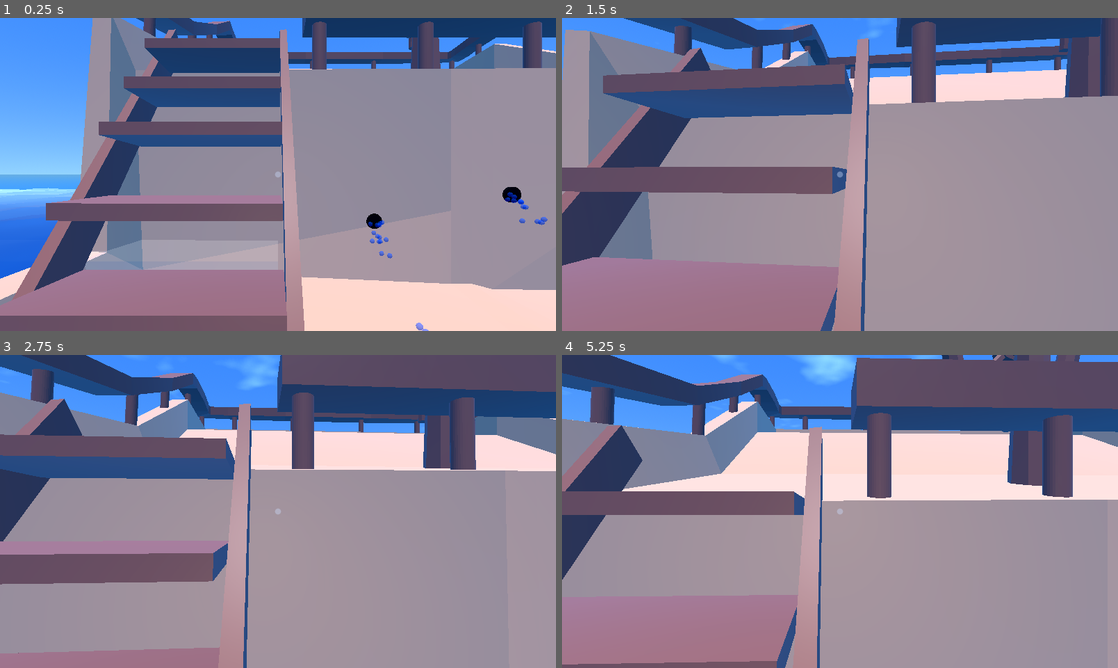
Above: before the commit, frames 1-4 (two rows, left to right).
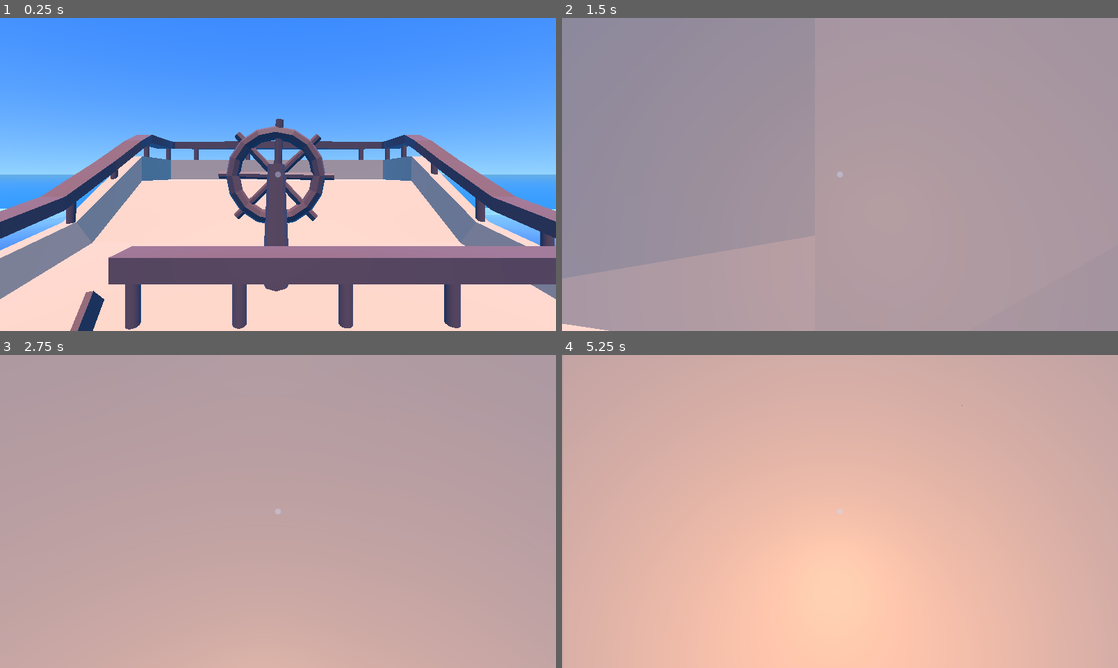
Above: after the commit, the same moments.

Repository: K0MaR1K/FishingForStorm
Game: Godot game, scene res://scenes/test_scene.tscn
The game is run twice, just before and just after one commit, with the same random seed, the same clock (stepped at 60 frames per second) and the same inputs.
Inputs (mouse positions are in pixels of both pictures, inside the frame that each line leads up to):
- Up to frame 1 (0.25 s): no input
- Up to frame 2 (1.5 s): move the mouse to (867, 174) at 0.52 s; hold Right mouse button (interact2) 0.53-1.28 s; hold W (forward) from 0.53 s (still down); tap Space (jump) at 0.77 s; move the mouse to (812, 174) at 1.27 s; tap Ctrl (crouch) at 1.35 s
- Up to frame 3 (2.75 s): keep holding W (forward); tap Space (jump) at 1.52 s; right-click (250, 511) at 1.55 s; move the mouse to (289, 505) at 2.02 s; hold Right mouse button (interact2) from 2.03 s (still down); click (289, 505) at 2.1 s
- Up to frame 4 (5.25 s): keep holding W (forward); move the mouse to (834, 517) at 2.77 s; release Right mouse button (interact2) at 2.78 s; right-click (834, 517) at 2.85 s; tap Space (jump) at 3.02, 3.77, 4.52 s; move the mouse to (878, 514) at 3.52 s; hold Shift (sprint) 3.53-4.28 s; right-click (878, 514) at 3.8 s; move the mouse to (795, 508) at 4.27 s; right-click (795, 508) at 4.35 s; move the mouse to (845, 511) at 5.02 s; hold Ctrl (crouch) from 5.03 s (still down)

The runs differ from the first frame. In frame 1, 79% of the frame differs, in the area x 0-100%, y 0-100%; in frame 2, 47%; in frame 3, 96%; in frame 4, 100%.
Error before the commit: Invalid access to property or key 'tasks' on a base object of type 'CharacterBody3D (player.gd)'. (res://scripts/Tasks/task_template.gd:11)

Commit message:
fixed (hopefully)

Diff:
--- a/scenes/Items/hammer.tscn
+++ b/scenes/Items/hammer.tscn
@@ -24,6 +24,46 @@
 material = SubResource("StandardMaterial3D_slvof")
 radius = 0.02
 height = 0.04
+
+[sub_resource type="Animation" id="Animation_i5wlb"]
+resource_name = "impact"
+length = 0.6
+tracks/0/type = "value"
+tracks/0/imported = false
+tracks/0/enabled = true
+tracks/0/path = NodePath("GPUParticles3D:emitting")
+tracks/0/interp = 1
+tracks/0/loop_wrap = true
+tracks/0/keys = {
+"times": PackedFloat32Array(0, 0.333333),
+"transitions": PackedFloat32Array(1, 1),
+"update": 1,
+"values": [false, true]
+}
+tracks/1/type = "value"
+tracks/1/imported = false
+tracks/1/enabled = true
+tracks/1/path = NodePath(".:position")
+tracks/1/interp = 1
+tracks/1/loop_wrap = true
+tracks/1/keys = {
+"times": PackedFloat32Array(0, 0.233333, 0.366667, 0.566667),
+"transitions": PackedFloat32Array(1, 1, 1, 1),
+"update": 0,
+"values": [Vector3(0, 0, 0), Vector3(0, 0, 0.342436), Vector3(0, 0, -0.190978), Vector3(0, 0, 0)]
+}
+tracks/2/type = "value"
+tracks/2/imported = false
+tracks/2/enabled = true
+tracks/2/path = NodePath(".:rotation")
+tracks/2/interp = 1
+tracks/2/loop_wrap = true
+tracks/2/keys = {
+"times": PackedFloat32Array(0, 0.233333, 0.366667, 0.566667),
+"transitions": PackedFloat32Array(1, 1, 1, 1),
+"update": 0,
+"values": [Vector3(0, 3.14159, -1.5708), Vector3(-0.345575, 3.14159, -1.5708), Vector3(0, 3.14159, -1.5708), Vector3(0, 3.14159, -1.5708)]
+}
 
 [sub_resource type="Animation" id="Animation_e8god"]
 length = 0.001
@@ -49,7 +89,7 @@
 "times": PackedFloat32Array(0),
 "transitions": PackedFloat32Array(1),
 "update": 0,
-"values": [Vector3(0, 0, -0.269508)]
+"values": [Vector3(0, 0, 0)]
 }
 tracks/2/type = "value"
 tracks/2/imported = false
@@ -61,46 +101,7 @@
 "times": PackedFloat32Array(0),
 "transitions": PackedFloat32Array(1),
 "update": 0,
-"values": [Vector3(-0.346204, 0, -1.5708)]
-}
-
-[sub_resource type="Animation" id="Animation_i5wlb"]
-resource_name = "impact"
-tracks/0/type = "value"
-tracks/0/imported = false
-tracks/0/enabled = true
-tracks/0/path = NodePath("GPUParticles3D:emitting")
-tracks/0/interp = 1
-tracks/0/loop_wrap = true
-tracks/0/keys = {
-"times": PackedFloat32Array(0, 0.333333),
-"transitions": PackedFloat32Array(1, 1),
-"update": 1,
-"values": [false, true]
-}
-tracks/1/type = "value"
-tracks/1/imported = false
-tracks/1/enabled = true
-tracks/1/path = NodePath(".:position")
-tracks/1/interp = 1
-tracks/1/loop_wrap = true
-tracks/1/keys = {
-"times": PackedFloat32Array(0, 0.233333, 0.366667, 0.566667),
-"transitions": PackedFloat32Array(1, 1, 1, 1),
-"update": 0,
-"values": [Vector3(0, 0, 0), Vector3(0, 0, -0.269508), Vector3(0, 0, 0.0918357), Vector3(0, 0, 0)]
-}
-tracks/2/type = "value"
-tracks/2/imported = false
-tracks/2/enabled = true
-tracks/2/path = NodePath(".:rotation")
-tracks/2/interp = 1
-tracks/2/loop_wrap = true
-tracks/2/keys = {
-"times": PackedFloat32Array(0, 0.233333, 0.366667, 0.566667),
-"transitions": PackedFloat32Array(1, 1, 1, 1),
-"update": 0,
-"values": [Vector3(0, 0, -1.5708), Vector3(-0.346204, 0, -1.5708), Vector3(0, 0, -1.5708), Vector3(0, 0, -1.5708)]
+"values": [Vector3(0, 0, 0)]
 }
 
 [sub_resource type="AnimationLibrary" id="AnimationLibrary_em2pi"]
@@ -110,7 +111,6 @@
 }
 
 [node name="Hammer" instance=ExtResource("1_l7qsr")]
-transform = Transform3D(-3.61999e-06, 1, 0, -0.940668, -3.40521e-06, 0.33933, 0.33933, 1.22837e-06, 0.940668, 0, 0, -0.269508)
 script = ExtResource("2_y2hd0")
 
 [node name="CollisionShape3D" parent="." index="0"]
--- a/scenes/Tasks/repair_task.tscn
+++ b/scenes/Tasks/repair_task.tscn
@@ -33,13 +33,23 @@
 radial_segments = 8
 rings = 4
 
+[sub_resource type="BoxMesh" id="BoxMesh_j6wac"]
+size = Vector3(1, 0.06, 0.3)
+
+[sub_resource type="StandardMaterial3D" id="StandardMaterial3D_6dhcg"]
+albedo_color = Color(0, 0, 0, 1)
+
+[sub_resource type="BoxMesh" id="BoxMesh_p2qy2"]
+material = SubResource("StandardMaterial3D_6dhcg")
+size = Vector3(1, 0.06, 0.3)
+
 [node name="RepairTask" instance=ExtResource("1_rbucg")]
 script = ExtResource("2_u6elx")
 
 [node name="CollisionShape3D" parent="." index="0"]
 shape = SubResource("SphereShape3D_la67r")
 
-[node name="MeshInstance3D" type="MeshInstance3D" parent="." index="1"]
+[node name="Hole" type="MeshInstance3D" parent="." index="1"]
 mesh = SubResource("CylinderMesh_j1gxw")
 
 [node name="SpillingParticles" type="GPUParticles3D" parent="." index="2"]
@@ -47,3 +57,14 @@
 amount = 60
 process_material = SubResource("ParticleProcessMaterial_e8hko")
 draw_pass_1 = SubResource("SphereMesh_hptso")
+
+[node name="Planks" type="Node3D" parent="." index="3"]
+
+[node name="MeshInstance3D" type="MeshInstance3D" parent="Planks" index="0"]
+visible = false
+mesh = SubResource("BoxMesh_j6wac")
+
+[node name="MeshInstance3D2" type="MeshInstance3D" parent="Planks" index="1"]
+transform = Transform3D(0.64679, 0, 0.762668, 0, 1, 0, -0.762668, 0, 0.64679, 0, 0, 0)
+visible = false
+mesh = SubResource("BoxMesh_p2qy2")
--- a/scenes/test_scene.tscn
+++ b/scenes/test_scene.tscn
@@ -7,13 +7,10 @@
 [ext_resource type="PackedScene" uid="uid://yochq87itm7n" path="res://scenes/blink_canvas.tscn" id="6_qtd7q"]
 [ext_resource type="PackedScene" uid="uid://c0moaioc8dy8s" path="res://scenes/Tasks/bucket_task.tscn" id="8_2v86y"]
 [ext_resource type="PackedScene" uid="uid://bqbvgwi0wt5hx" path="res://scenes/Items/bucket.tscn" id="8_qcsk1"]
-[ext_resource type="PackedScene" uid="uid://chxgbvh3j8dp3" path="res://scenes/Tasks/bucket_spill_task.tscn" id="9_5on05"]
+[ext_resource type="PackedScene" uid="uid://coat6nmcbaf1l" path="res://scenes/Tasks/bucket_spill_task.tscn" id="9_5on05"]
 [ext_resource type="AudioStream" uid="uid://co1dh5xkkf5kp" path="res://assets/sounds_and_music/music.wav" id="10_8awv5"]
 [ext_resource type="PackedScene" uid="uid://ik6isrf6c2jt" path="res://scenes/ship.tscn" id="10_x831h"]
 [ext_resource type="PackedScene" uid="uid://ch4w3sksninet" path="res://scenes/Items/hammer.tscn" id="11_1mdt6"]
-
-[sub_resource type="BoxShape3D" id="BoxShape3D_8k2b3"]
-size = Vector3(10, 1, 10)
 
 [node name="TestScene" type="Node3D"]
 script = ExtResource("1_rbxda")
@@ -27,7 +24,7 @@
 transform = Transform3D(0.866025, 0.5, 2.91603e-07, -0.12941, 0.224144, 0.965926, 0.482963, -0.836516, 0.258819, 0, 7.43415, 0)
 
 [node name="Player" parent="." instance=ExtResource("2_6vjup")]
-transform = Transform3D(1, 0, 0, 0, 1, 0, 0, 0, 1, 0, 2.79488, 0)
+transform = Transform3D(1, 0, 0, 0, 1, 0, 0, 0, 1, 0, 6.91573, 0)
 
 [node name="BlinkCanvas" parent="." instance=ExtResource("6_qtd7q")]
 
@@ -35,26 +32,44 @@
 autostart = true
 
 [node name="Items" type="Node3D" parent="."]
+transform = Transform3D(1, 0, 0, 0, 1, 0, 0, 0, 1, 0, 4.12085, 0)
 
 [node name="Bucket" parent="Items" instance=ExtResource("8_qcsk1")]
 transform = Transform3D(1, 0, 0, 0, 1, 0, 0, 0, 1, -2.80023, 2.06887, 0)
+continuous_cd = false
 
 [node name="Hammer" parent="Items" instance=ExtResource("11_1mdt6")]
-
-[node name="Hammer2" parent="Items" instance=ExtResource("11_1mdt6")]
-
-[node name="Hammer3" parent="Items" instance=ExtResource("11_1mdt6")]
+continuous_cd = false
 
 [node name="Tasks" type="Node3D" parent="."]
+transform = Transform3D(1, 0, 0, 0, 1, 0, 0, 0, 1, 0, 0.938819, 0)
 
 [node name="BucketTask" parent="Tasks" instance=ExtResource("8_2v86y")]
-transform = Transform3D(1, 0, 0, 0, 1, 0, 0, 0, 1, 3, 2, 0)
+transform = Transform3D(1, 0, 0, 0, 1, 0, 0, 0, 1, 0.769212, 1.70181, 4.59681)
 
 [node name="BucketSpillTask" parent="Tasks" instance=ExtResource("9_5on05")]
-transform = Transform3D(1, 0, 0, 0, 1, 0, 0, 0, 1, -3, 2, -3.5)
+transform = Transform3D(0.00399679, 0, 0.999992, 0, 1, 0, -0.999992, 0, 0.00399679, -4.6988, 2, 4.38386)
 
 [node name="BucketSpillTask2" parent="Tasks" instance=ExtResource("9_5on05")]
-transform = Transform3D(1, 0, 0, 0, 1, 0, 0, 0, 1, -1, 2, -3.5)
+transform = Transform3D(0.00399679, 0, 0.999992, 0, 1, 0, -0.999992, 0, 0.00399679, -4.69081, 2, 2.38387)
+
+[node name="BucketSpillTask3" parent="Tasks" instance=ExtResource("9_5on05")]
+transform = Transform3D(0.00399679, 0, 0.999992, 0, 1, 0, -0.999992, 0, 0.00399679, -4.6988, 2, 0.360244)
+
+[node name="BucketSpillTask4" parent="Tasks" instance=ExtResource("9_5on05")]
+transform = Transform3D(0.00399679, 0, 0.999992, 0, 1, 0, -0.999992, 0, 0.00399679, -4.69081, 2, -1.63974)
+
+[node name="BucketSpillTask5" parent="Tasks" instance=ExtResource("9_5on05")]
+transform = Transform3D(0.00399679, 0, 0.999992, 0, 1, 0, -0.999992, 0, 0.00399679, 4.5491, 2, 4.38386)
+
+[node name="BucketSpillTask6" parent="Tasks" instance=ExtResource("9_5on05")]
+transform = Transform3D(0.00399679, 0, 0.999992, 0, 1, 0, -0.999992, 0, 0.00399679, 4.55709, 2, 2.38387)
+
+[node name="BucketSpillTask7" parent="Tasks" instance=ExtResource("9_5on05")]
+transform = Transform3D(0.00399679, 0, 0.999992, 0, 1, 0, -0.999992, 0, 0.00399679, 4.5491, 2, 0.360244)
+
+[node name="BucketSpillTask8" parent="Tasks" instance=ExtResource("9_5on05")]
+transform = Transform3D(0.00399679, 0, 0.999992, 0, 1, 0, -0.999992, 0, 0.00399679, 4.55709, 2, -1.63974)
 
 [node name="AudioStreamPlayer" type="AudioStreamPlayer" parent="."]
 stream = ExtResource("10_8awv5")
@@ -62,15 +77,6 @@
 autoplay = true
 
 [node name="Ship" parent="." instance=ExtResource("10_x831h")]
-transform = Transform3D(1, 0, 0, 0, 1, 0, 0, 0, 1, 2.54674, 5.94835, 0)
-
-[node name="StaticBody3D" type="StaticBody3D" parent="."]
-visible = false
-collision_layer = 2
-collision_mask = 5
-
-[node name="CollisionShape3D" type="CollisionShape3D" parent="StaticBody3D"]
-transform = Transform3D(1, 0, 0, 0, 1, 0, 0, 0, 1, 0, 0.806257, 0)
-shape = SubResource("BoxShape3D_8k2b3")
+transform = Transform3D(1, 0, 0, 0, 1, 0, 0, 0, 1, 0, 6.30893, 0)
 
 [connection signal="timeout" from="BlinkCanvas/BlinkTimer" to="." method="_on_blink_timer_timeout"]
--- a/scripts/Items/bucket.gd
+++ b/scripts/Items/bucket.gd
@@ -1,4 +1,4 @@
-extends Item
+extends "res://scripts/Items/item_template.gd"
 
 var filled: float = 0
 var fill_speed: float = 1
--- a/scripts/Items/hammer.gd
+++ b/scripts/Items/hammer.gd
@@ -1,4 +1,4 @@
-extends Item
+extends "res://scripts/Items/item_template.gd"
 
 func _ready():
 	my_scene = preload("res://scenes/Items/hammer.tscn")
@@ -7,3 +7,11 @@
 func picked_up():
 	super.picked_up()
 	self.rotation = Vector3(0, 0, -PI/2)
+
+func interact(delta, task):
+	if task.task_name == "repair":
+		if task.repaired < 1:
+			task.repair(delta)
+			$AnimationPlayer.play("impact")
+		else:
+			task.fully_repaired()
--- a/scripts/Items/item_template.gd
+++ b/scripts/Items/item_template.gd
@@ -1,7 +1,6 @@
 extends Node3D
-class_name Item
 
-@export var my_scene: PackedScene
+var my_scene: PackedScene
 
 var is_picked_up:
 	get():
--- a/scripts/Tasks/repair_task.gd
+++ b/scripts/Tasks/repair_task.gd
@@ -1,5 +1,24 @@
 extends "res://scripts/Tasks/task_template.gd"
+
+var repair_speed: float = 0.3
+var repaired: float = 0.0
+var deactivated: bool = false
 
 func _ready() -> void:
 	required_object = preload("res://scenes/Items/hammer.tscn")
 	task_name = "repair"
+	$SpillingParticles.emitting = false
+	$Hole.hide()
+	self.monitoring = false
+
+func repair(delta):
+	repaired += repair_speed * delta
+
+func fully_repaired():
+	if !deactivated:
+		$SpillingParticles.emitting = false
+		var planks = $Planks.get_child_count()
+		var plank = $Planks.get_child(randi_range(0, planks - 1))
+		plank.show()
+		$Hole.hide()
+		deactivated = true
--- a/scripts/player.gd
+++ b/scripts/player.gd
@@ -35,7 +35,7 @@
 
 #OTHER VARS
 
-var task: Node3D
+var tasks: Array[Node3D]
 
 # Get the gravity from the project settings to be synced with RigidBody nodes.
 var gravity = ProjectSettings.get_setting("physics/3d/default_gravity")
@@ -86,7 +86,7 @@
 
 	# Hand moving animation
 	if (input_dir != Vector2.ZERO):
-		%Hand.position.y = lerp(%Hand.position.y, sin(current_speed / camera_shake_freq * Time.get_ticks_msec() + PI/2) / 40, delta * lerp_speed)
+		%Hand.position.y = lerp(%Hand.position.y, %Hand.position.y + sin(current_speed / camera_shake_freq * Time.get_ticks_msec() + PI/2) / 40, delta * lerp_speed)
 		head.position.y = lerp(head.position.y, head.position.y + camera_shake * sin(current_speed / camera_shake_freq * Time.get_ticks_msec()), delta * lerp_speed)
 
 	# Moving the player
@@ -140,7 +140,11 @@
 	if Input.is_action_pressed("interact2"):
 		if %Hand.get_child_count():
 			var current_object = %Hand.get_child(0)
-			current_object.interact(delta, task)
+			for task in tasks:
+				if task.required_object == current_object.my_scene:
+					current_object.interact(delta, task)
+					break
 
+# CHANGED
 func entered_interaction(new_task: Node3D):
-	task = new_task
+	tasks.append(new_task)
--- a/scripts/ship.gd
+++ b/scripts/ship.gd
@@ -7,5 +7,5 @@
 
 
 # Called every frame. 'delta' is the elapsed time since the previous frame.
-func _process(delta: float) -> void:
+func _process(_delta: float) -> void:
 	pass
Not shown: 1 places in scenes/Items/bucket.tscn that only renumber resources
Not shown: 1 places in scenes/Items/hammer.tscn that only renumber resources
Not shown: 1 places in scenes/Tasks/repair_task.tscn that only renumber resources
Not shown: 1 places in scenes/ship.tscn that only renumber resources
Not shown: 1 places in scenes/test_scene.tscn that only renumber resources
